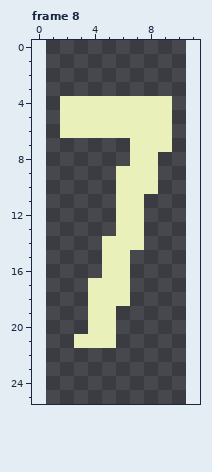
Pixel-art file: assets/img/numbers_small.aseprite. The picture above is the old version.
10x26 pixels, 10 frames. Shown: frame 8. The old version is drawn lined up with the new one, on the new canvas. The commit also changed other frames, which this record leaves out.
After:
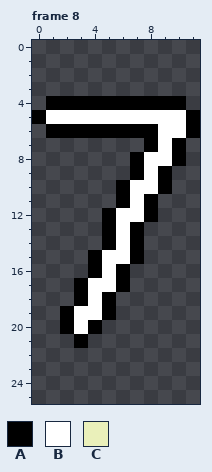
Palette (. is transparent): A #000000  B #ffffff  C #eaf0ba
Difference:
canvas 10x26 -> 12x26, the old top-left corner now at 1,0
Changed rows in their new state; - is an unchanged pixel.
Frame 8:
first column x 0:
 4 -AAAAAAAAAA-
 5 ABBBBBBBBBBA
 6 -AAAAAAAABBA
 7 -------.ABA-
 8 -------ABBA-
 9 ------.ABA--
10 ------ABBA--
11 ------ABA---
12 -----ABBA---
13 -----ABA----
14 -----ABA----
15 ----ABBA----
16 ----ABA-----
17 ---ABBA-----
18 ---ABA.-----
19 --ABBA------
20 --ABA.------
21 ---A..------
Boxes around the changes in both pictures, in picture pixels (x1, y1, x2, y2):
changed: (32, 96, 200, 348)
